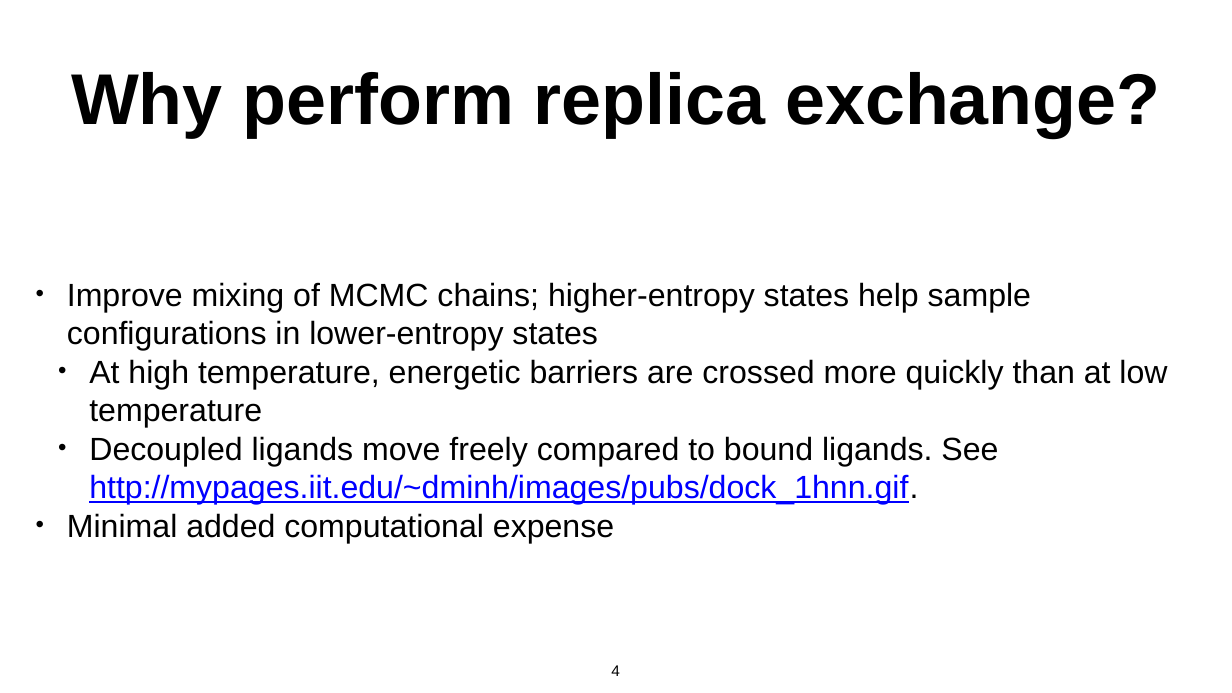
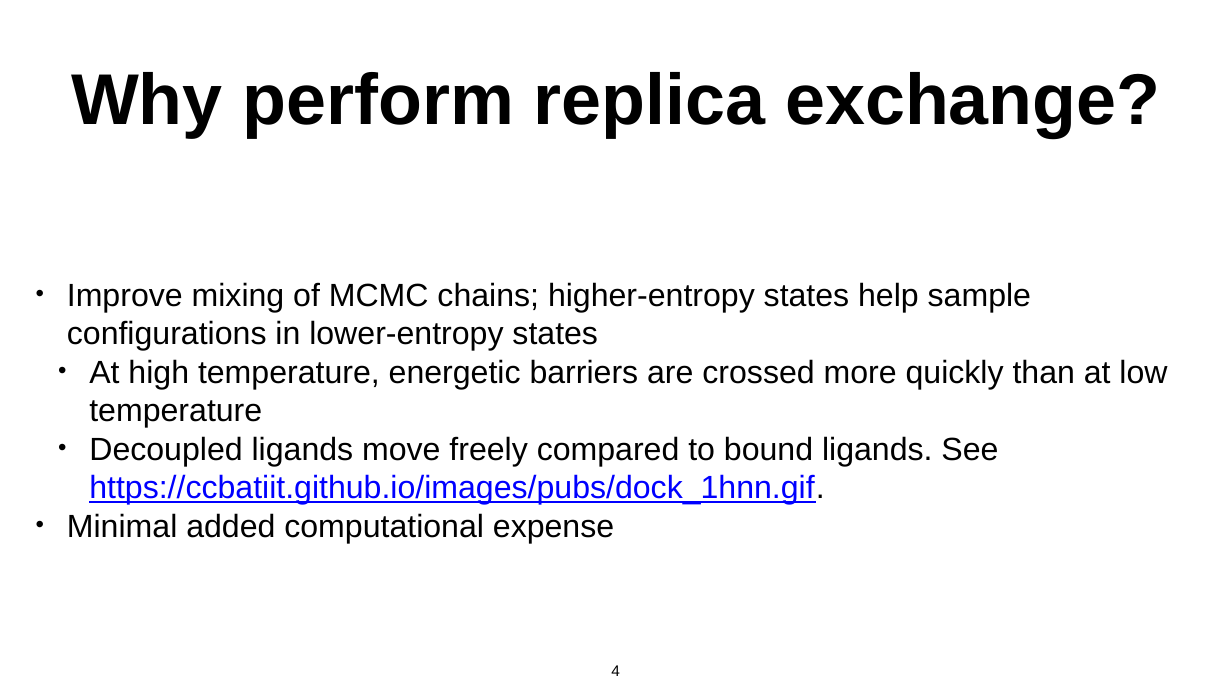
Before and after one commit to daveminh/Chem456-2024F, a slide deck: slide 4 of slides/11-18-Replica_Exchange.pptx. Drawn at 1232x693 pixels with LibreOffice and Linux fonts; fonts in the diff are those of the drawing. Boxes give left, top, right and bottom in pixels: in the first picture for what was removed or moved away, otherwise in the second. Text is boxed around its words. In the diff, an @@ line names an element or a change of style, - is before the commit and + after.

Commit message:
Updated link in replica exchange slides

```diff
--- a/slides/11-18-Replica_Exchange.pptx
+++ b/slides/11-18-Replica_Exchange.pptx
@@ text at bbox=[89, 436, 998, 505]: text changed; text colour #0000FF to #000000 @@
-  • Decoupled ligands move freely compared to bound ligands. See http://mypages.iit.edu/~dminh/images/pubs/dock_1hnn.gif.
+  • Decoupled ligands move freely compared to bound ligands. See https://ccbatiit.github.io/images/pubs/dock_1hnn.gif.
```
Also in this commit, not shown: 2 other files.
